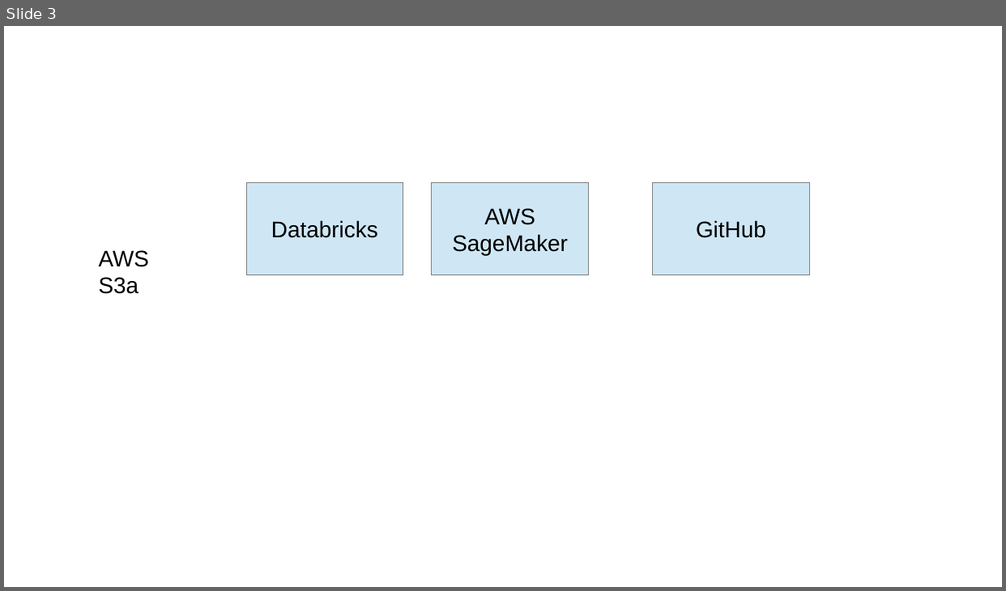
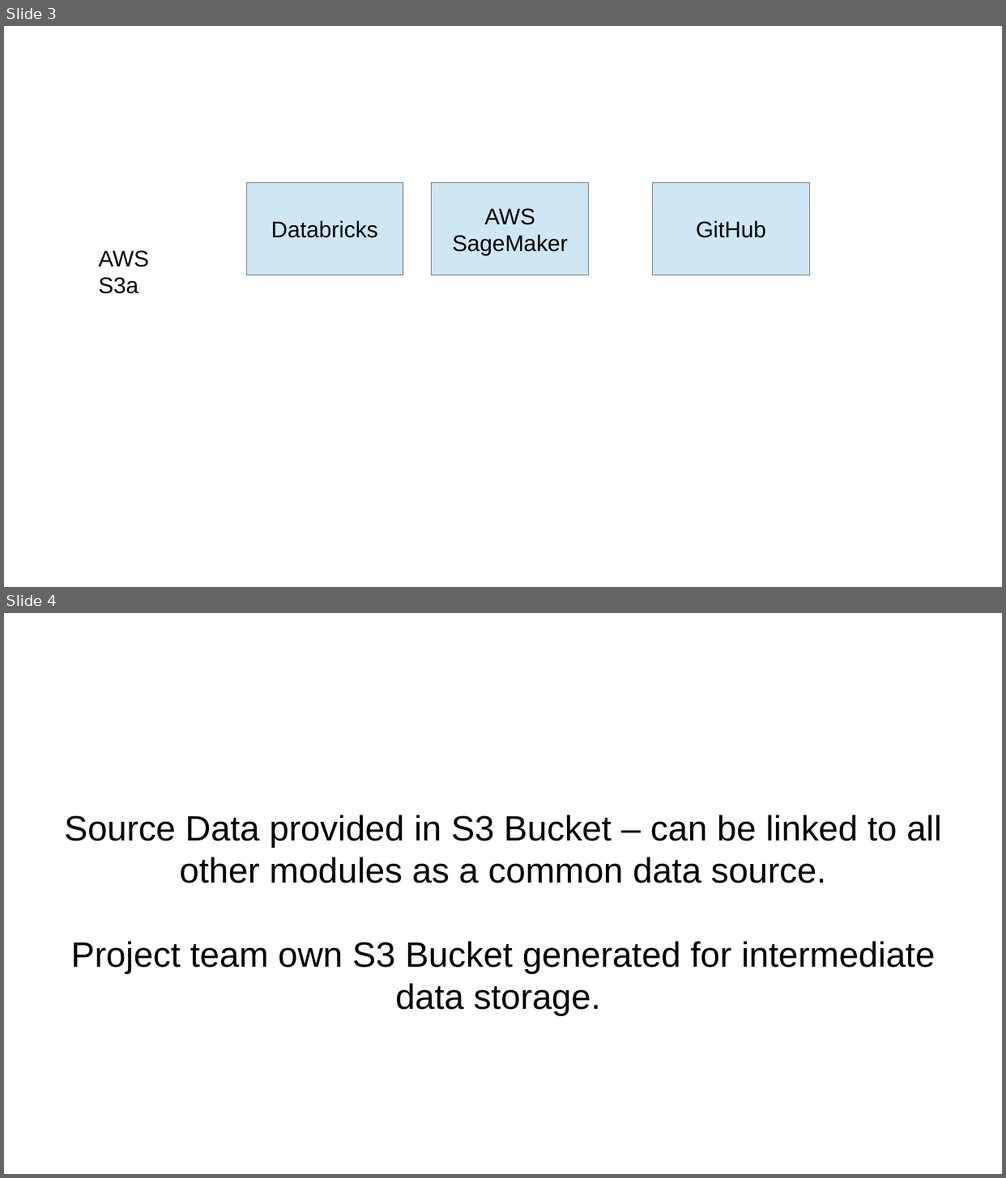
Before and after one commit to jgo-DA/Project-Movies_Team-Darmstadt, a slide deck: Team-Darmstadt_Movies-Project_Presentation.odp. Shown one above the other, each under a label of ours: slide 3 before the commit, slides 3 and 4 after it. The pictures are 1006x591 and 1006x1178 pixels, drawn with LibreOffice and Linux fonts; fonts in the diff are those of the drawing; background and template pictures are left out. Boxes give left, top, right and bottom in pixels: in the first picture for what was removed or moved away, otherwise in the second. Text is boxed around its words. In the diff, an @@ line names an element or a change of style, - is before the commit and + after.

```diff
--- a/Team-Darmstadt_Movies-Project_Presentation.odp
+++ b/Team-Darmstadt_Movies-Project_Presentation.odp
@@ slide 4 added at (4,613,1002,1174), background #FFFFFF @@
@@ subtitle added at (64,815,941,1016), 28 pt, text #000000 @@
+Source Data provided in S3 Bucket – can be linked to all other modules as a common data source.
+Project team own S3 Bucket generated for intermediate data storage.
@@ title added at (451,815,494,841), 35.7 pt, text #FFFFFF @@
+S3 Databuckets
```
Also in this commit, not shown: 1 slide changed, 4 other slides added, 2 slides removed, 1 other file.
